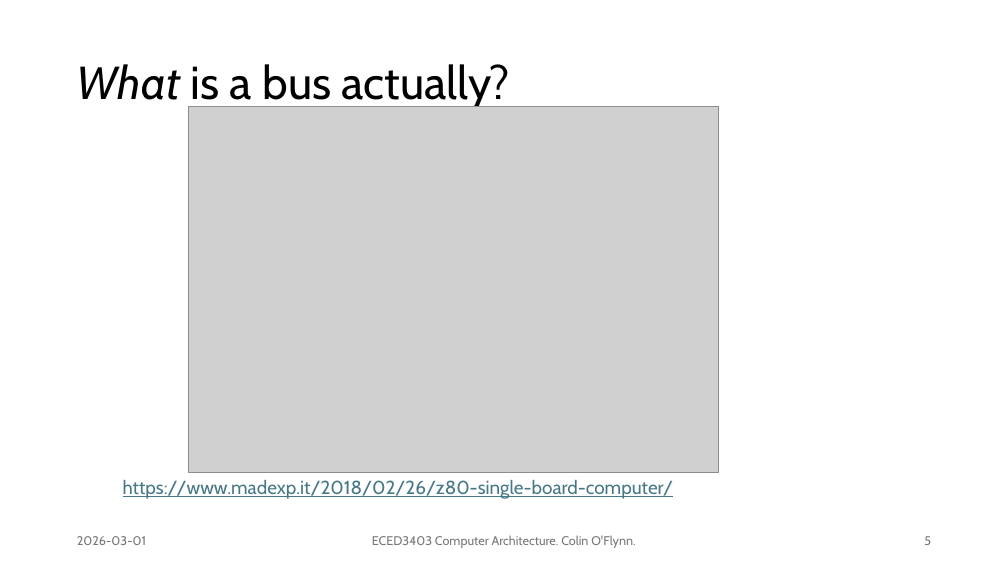
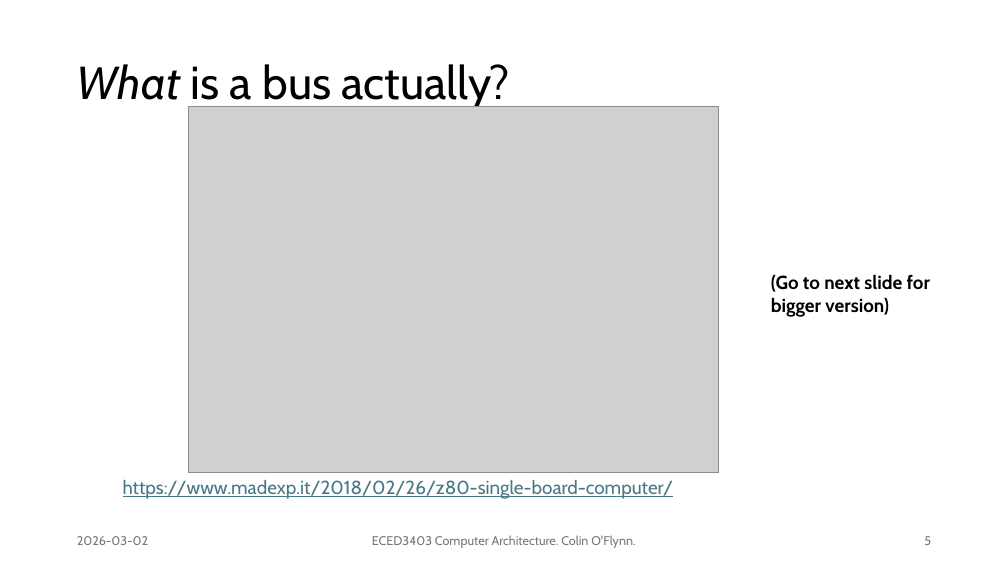
Before and after one commit to colinoflynn/eced3403-computer-architecture, a slide deck: slide 5 of slides/3403 - 4.1 - Memory Busses.pptx. Drawn at 1008x567 pixels with LibreOffice and Linux fonts; fonts in the diff are those of the drawing; grey boxes stand for pictures. Boxes give left, top, right and bottom in pixels: in the first picture for what was removed or moved away, otherwise in the second. Text is boxed around its words. In the diff, an @@ line names an element or a change of style, - is before the commit and + after.

```diff
--- a/slides/3403 - 4.1 - Memory Busses.pptx
+++ b/slides/3403 - 4.1 - Memory Busses.pptx
@@ text added at bbox=[771, 274, 930, 317], 18 pt, text #000000, bold @@
+(Go to next slide for bigger version)
@@ text at bbox=[77, 536, 148, 545]: text changed @@
-2026-03-01
+2026-03-02
```
Also in this commit, not shown: 29 other slides changed, 5 slides added.
